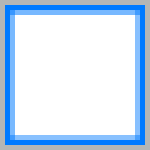
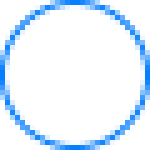
Layer changes from the first 150px x 150px image to the second:
removed layer "Rechteck 1" over <box>5,5,145,145</box>
renamed "Rechteck 2" to "Ellipse 1", painted on it over <box>0,0,150,150</box>
